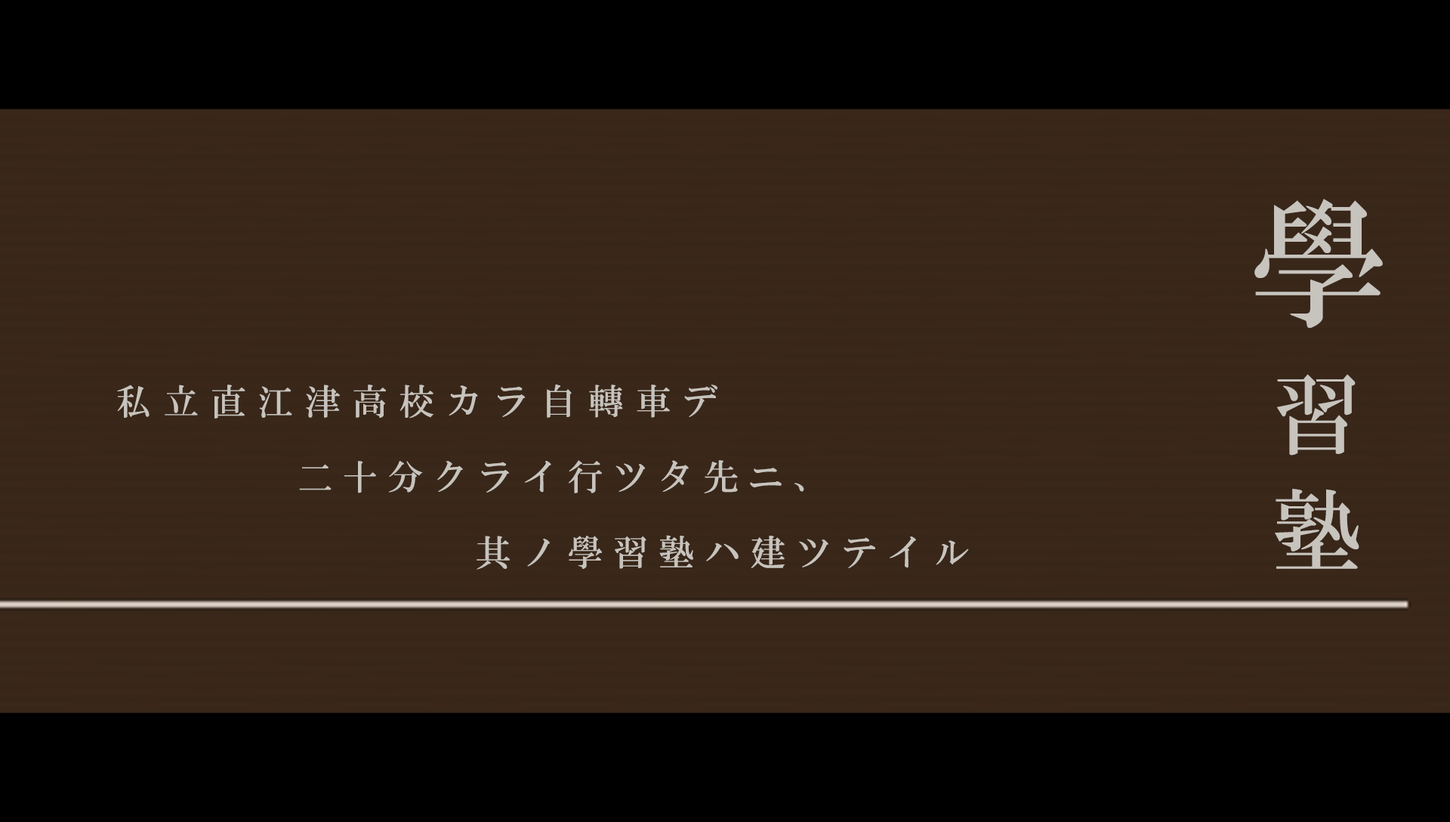
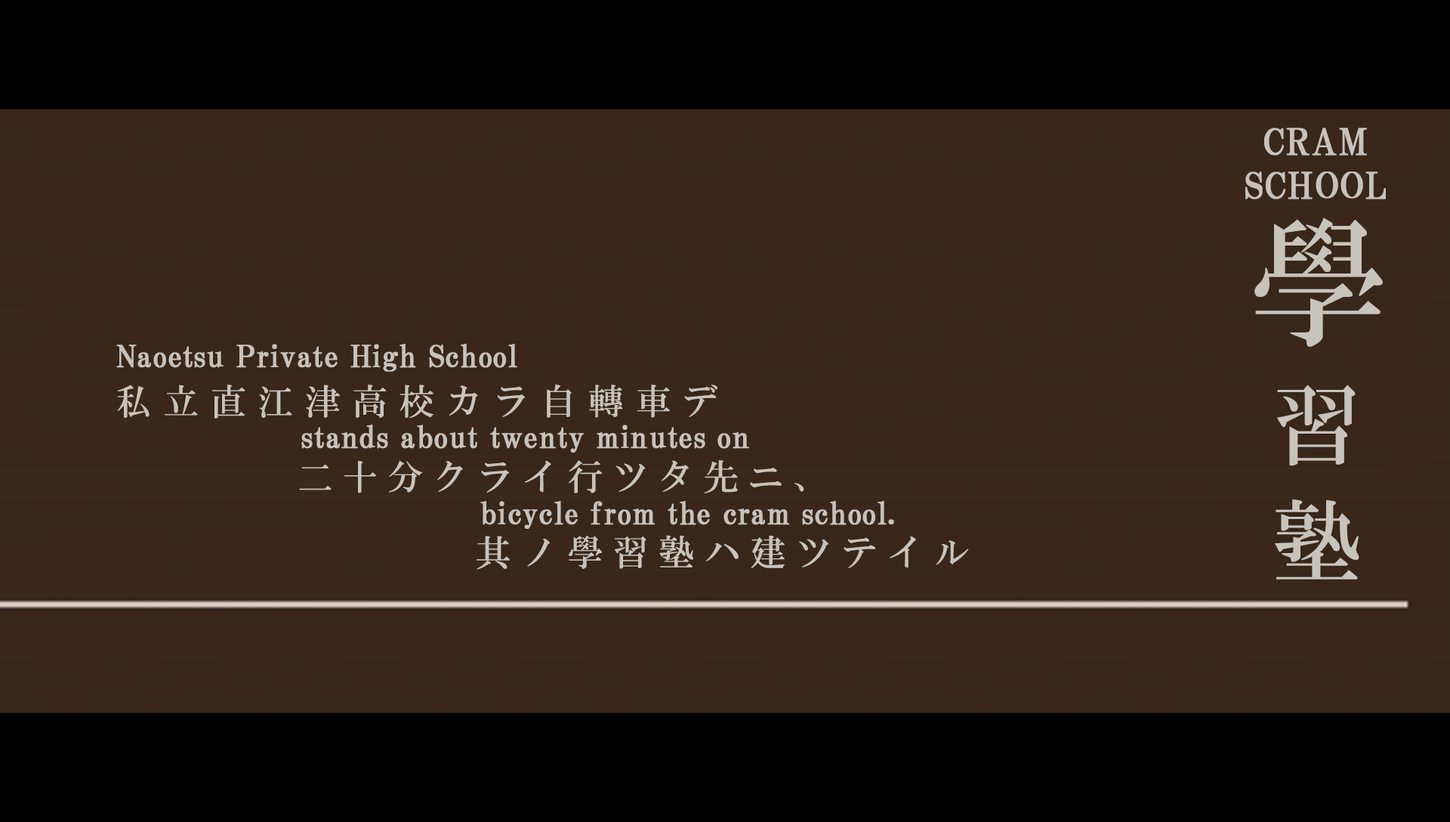
Comparing the layer stacks of the two 1450x822 images. Changes:
painted on "學習塾" over (1254, 198, 1383, 580)
added layer "Cram School" above "Naoetsu Private High School stands about twenty minute" over (1244, 127, 1386, 200)
added layer "Naoetsu Private High School stands about twenty minute" above "Layer 2" over (116, 343, 895, 529)
